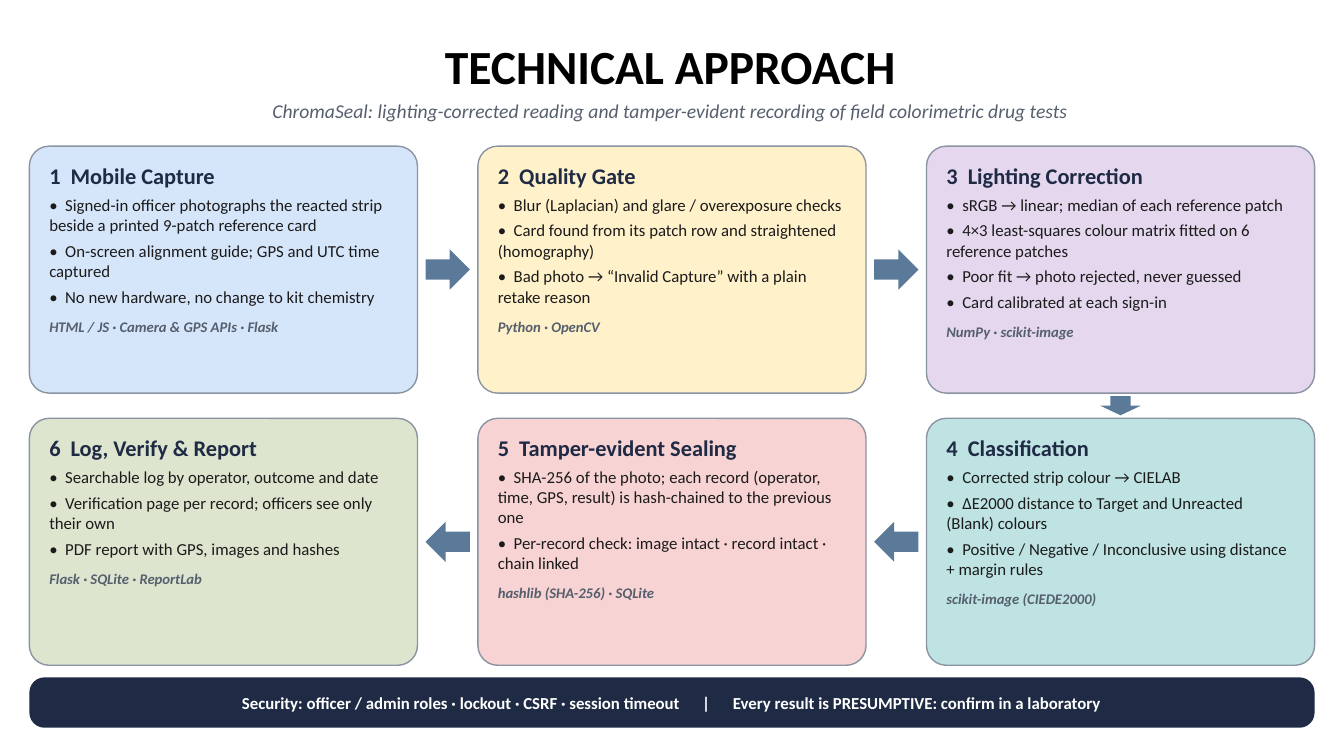
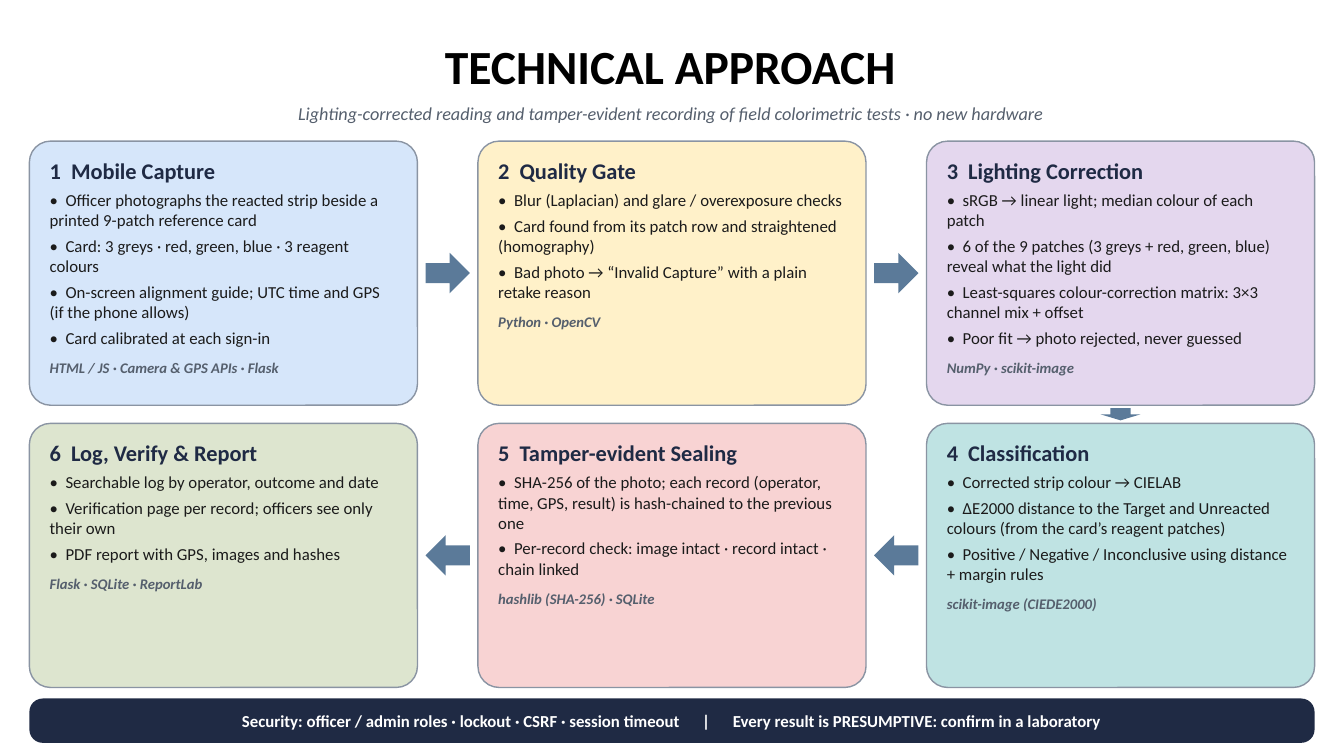
Before and after one commit to AdrielJacobAjai/First, a slide deck: slide 1 of chromaseal/docs/ChromaSeal_Technical_Approach.pptx. Drawn at 1344x756 pixels with LibreOffice and Linux fonts; fonts in the diff are those of the drawing. Boxes give left, top, right and bottom in pixels: in the first picture for what was removed or moved away, otherwise in the second. Text is boxed around its words. In the diff, an @@ line names an element or a change of style, - is before the commit and + after.

```diff
--- a/chromaseal/docs/ChromaSeal_Technical_Approach.pptx
+++ b/chromaseal/docs/ChromaSeal_Technical_Approach.pptx
@@ text at bbox=[298, 107, 1042, 123]: text changed; size 14 to 13 pt @@
-ChromaSeal: lighting-corrected reading and tamper-evident recording of field colorimetric drug tests
+Lighting-corrected reading and tamper-evident recording of field colorimetric tests · no new hardware
@@ rounded rectangle "1 Mobile Capture": place and size @@
-rounded rectangle "1 Mobile Capture" at bbox=[29, 146, 417, 393]
+rounded rectangle "1 Mobile Capture" at bbox=[29, 141, 417, 405]
@@ rounded rectangle "2 Quality Gate": place and size @@
-rounded rectangle "2 Quality Gate" at bbox=[478, 146, 866, 393]
+rounded rectangle "2 Quality Gate" at bbox=[478, 141, 866, 405]
@@ rounded rectangle "3 Lighting Correction": place and size @@
-rounded rectangle "3 Lighting Correction" at bbox=[927, 146, 1315, 393]
+rounded rectangle "3 Lighting Correction" at bbox=[927, 141, 1315, 405]
@@ text in rounded rectangle at bbox=[50, 194, 380, 347]: text changed @@
-• Signed-in officer photographs the reacted strip beside a printed 9-patch reference card
-• On-screen alignment guide; GPS and UTC time captured
-• No new hardware, no change to kit chemistry
+• Officer photographs the reacted strip beside a printed 9-patch reference card
+• Card: 3 greys · red, green, blue · 3 reagent colours
+• On-screen alignment guide; UTC time and GPS (if the phone allows)
+• Card calibrated at each sign-in
@@ text in rounded rectangle at bbox=[947, 194, 1270, 318]: text changed @@
-• sRGB → linear; median of each reference patch
-• 4×3 least-squares colour matrix fitted on 6 reference patches
+• sRGB → linear light; median colour of each patch
+• 6 of the 9 patches (3 greys + red, green, blue) reveal what the light did
+• Least-squares colour-correction matrix: 3×3 channel mix + offset
@@ right arrow: place and size @@
-right arrow at bbox=[425, 249, 470, 289]
+right arrow at bbox=[425, 253, 470, 293]
@@ right arrow: place and size @@
-right arrow at bbox=[874, 249, 919, 289]
+right arrow at bbox=[874, 253, 919, 293]
@@ text in rounded rectangle at bbox=[962, 296, 1167, 311]: paragraph removed @@
-• Card calibrated at each sign-in
@@ down arrow: place and size @@
-down arrow at bbox=[1101, 396, 1141, 415]
+down arrow at bbox=[1101, 408, 1141, 420]
@@ rounded rectangle "6 Log, Verify & Report": place and size @@
-rounded rectangle "6 Log, Verify & Report" at bbox=[29, 418, 417, 665]
+rounded rectangle "6 Log, Verify & Report" at bbox=[29, 423, 417, 688]
@@ rounded rectangle "5 Tamper-evident Sealing": place and size @@
-rounded rectangle "5 Tamper-evident Sealing" at bbox=[478, 418, 866, 665]
+rounded rectangle "5 Tamper-evident Sealing" at bbox=[478, 423, 866, 688]
@@ rounded rectangle "4 Classification": place and size @@
-rounded rectangle "4 Classification" at bbox=[927, 418, 1315, 665]
+rounded rectangle "4 Classification" at bbox=[927, 423, 1315, 688]
@@ text in rounded rectangle at bbox=[947, 502, 1270, 537]: text changed @@
-• ΔE2000 distance to Target and Unreacted (Blank) colours
+• ΔE2000 distance to the Target and Unreacted colours (from the card’s reagent patches)
@@ left arrow: place and size @@
-left arrow at bbox=[425, 521, 470, 562]
+left arrow at bbox=[425, 535, 470, 576]
@@ left arrow: place and size @@
-left arrow at bbox=[874, 521, 919, 562]
+left arrow at bbox=[874, 535, 919, 576]
@@ rounded rectangle "Security: officer / admin roles ...": place and size @@
-rounded rectangle "Security: officer / admin roles ..." at bbox=[29, 678, 1315, 728]
+rounded rectangle "Security: officer / admin roles ..." at bbox=[29, 699, 1315, 743]
```
Also in this commit, not shown: 1 other file.
